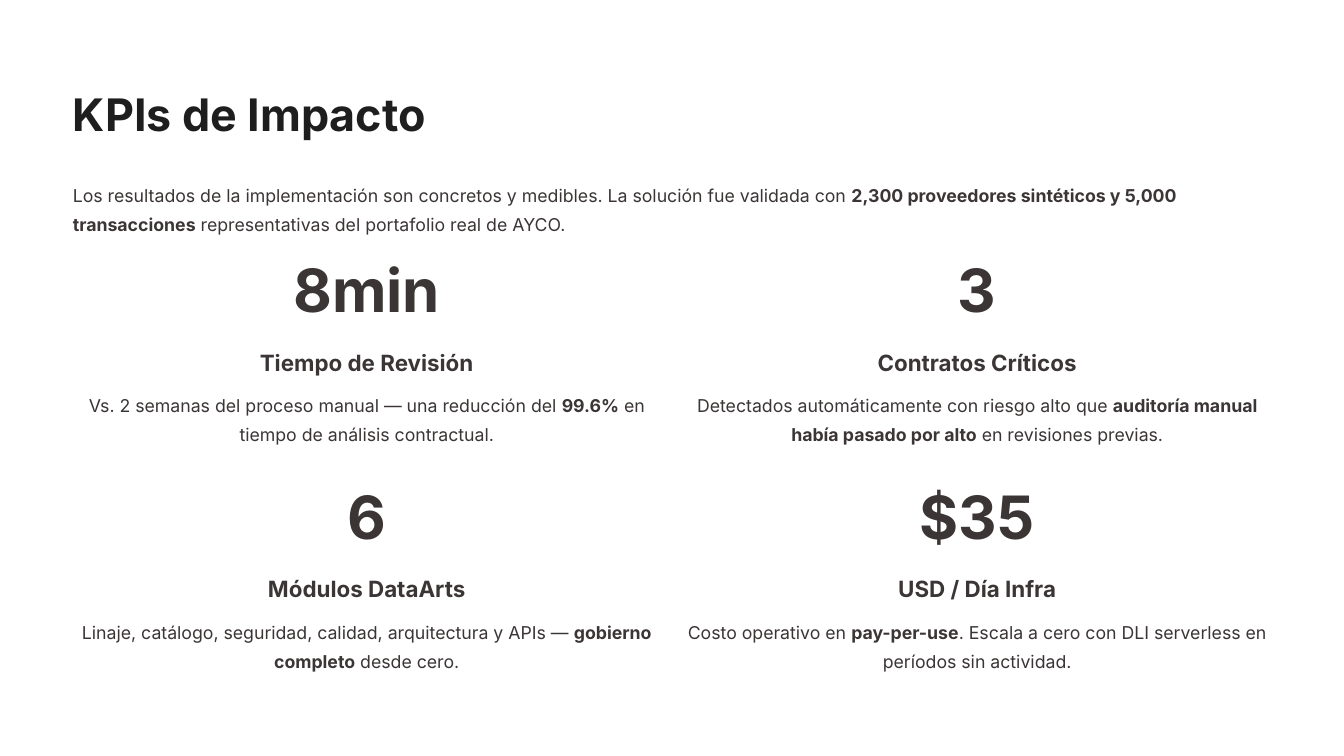
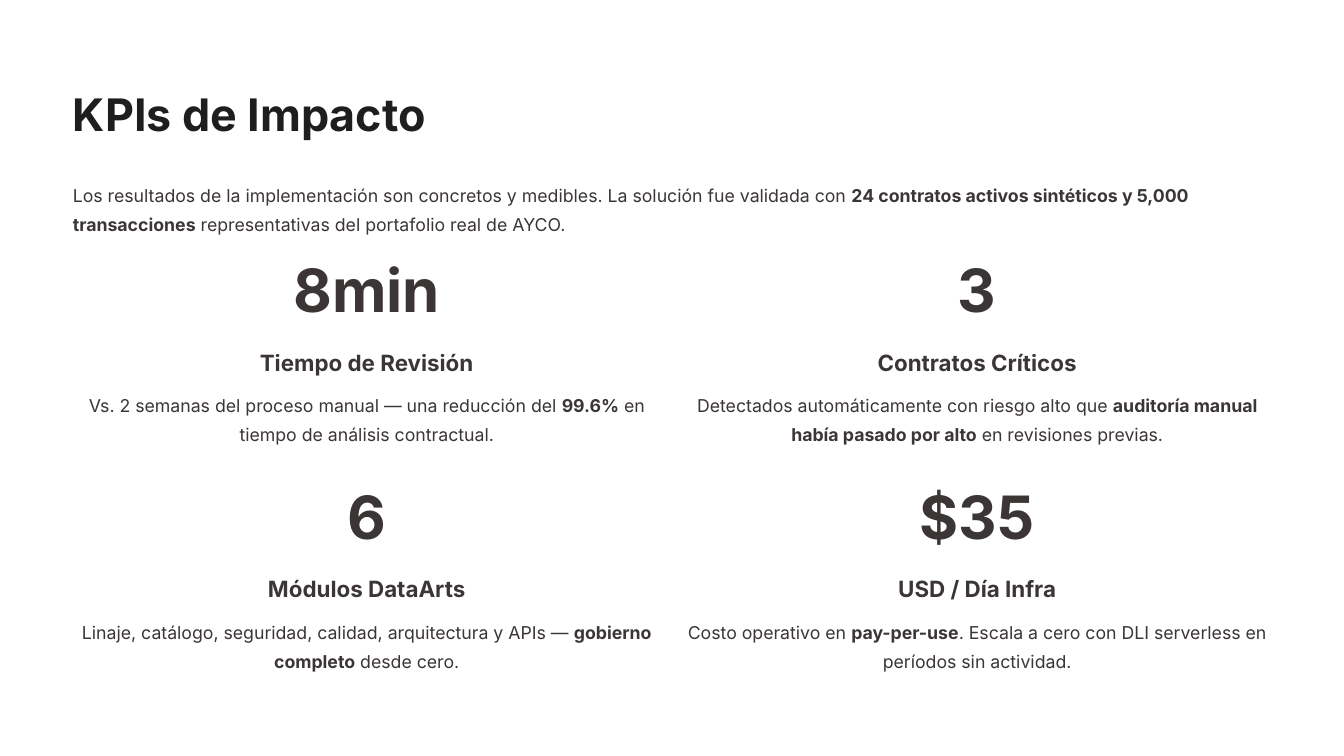
Before and after one commit to Borre/ayco-huawei-cloud, a slide deck: slide 9 of docs/AYCO-Huawei-Cloud.pptx. Drawn at 1344x756 pixels with LibreOffice and Linux fonts; fonts in the diff are those of the drawing. Boxes give left, top, right and bottom in pixels: in the first picture for what was removed or moved away, otherwise in the second. Text is boxed around its words. In the diff, an @@ line names an element or a change of style, - is before the commit and + after.

```diff
--- a/docs/AYCO-Huawei-Cloud.pptx
+++ b/docs/AYCO-Huawei-Cloud.pptx
@@ text at (73,188,1189,235): text changed @@
-Los resultados de la implementación son concretos y medibles. La solución fue validada con 2,300 proveedores sintéticos y 5,000 transacciones representativas del portafolio real de AYCO.
+Los resultados de la implementación son concretos y medibles. La solución fue validada con 24 contratos activos sintéticos y 5,000 transacciones representativas del portafolio real de AYCO.
```
Also in this commit, not shown: 3 other slides changed, 6 other files.
